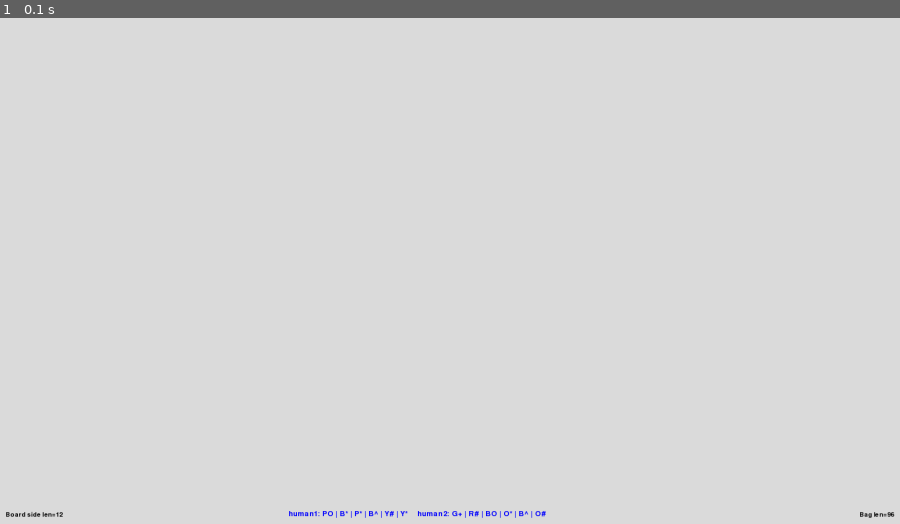
Above: before the commit, frame 1.
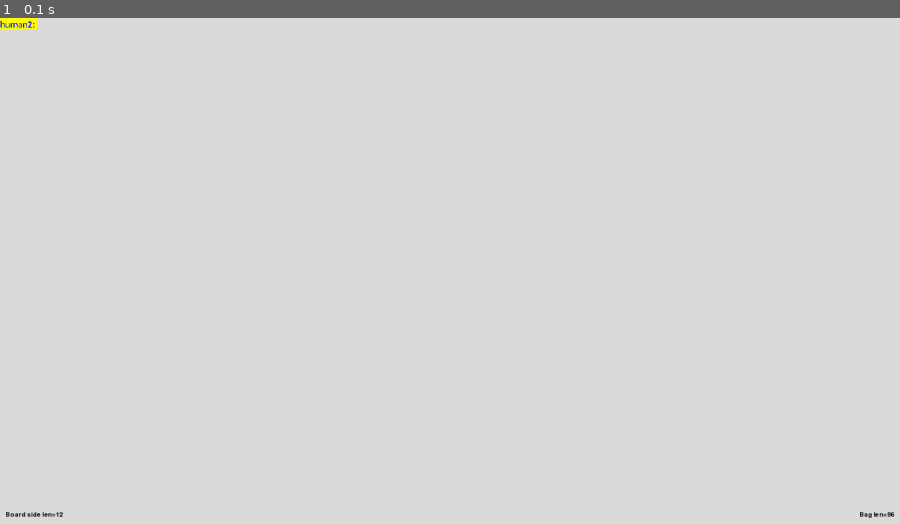
Above: after the commit, the same moment.

Repository: klmcwhirter/qwirkle
Game: pygame game, started from src/qwirkle/gui/__main__.py
Same seed, same stepped clock (60 frames per second), same inputs: the game is played once before the commit and once after it.
Inputs:
- Up to frame 1 (0.1 s): no input

The runs differ from the first frame. In frame 1, 0.3% of the frame differs, in the area x 0-61%, y 0-99%.

Commit message:
Add more tests; work on hand rendering

Diff:
--- a/pyproject.toml
+++ b/pyproject.toml
@@ -69,7 +69,7 @@
 [tool.mypy]
 mypy_path = "src/ tests/"
 check_untyped_defs = true
-disallow_any_generics = false # until union types are supported
+disallow_any_generics = false # until Generics union types are supported
 ignore_missing_imports = true
 no_implicit_optional = true
 show_error_codes = true
--- a/src/qwirkle/config.py
+++ b/src/qwirkle/config.py
@@ -39,9 +39,12 @@
     'hand': {
         'tiles': 6,
 
-        'font-size': 20,
+        'font': 'opensans',
+        'font-size': 16,
         'font-color': 'blue',
-        'padx': 20,
+        'active-color': 'yellow',
+        'active-width': 5,
+        'padx': 10,
         'pady': 10,
     },
     'screen': {
@@ -50,13 +53,13 @@
         'bg-color': 'gainsboro',
     },
     'tile': {
-        'border-color': 'gray',
-        'border-thickness': 3,
-
+        'font': 'opensans',
         'font-size': 16,
-        'font-color': 'gray',
-        'padx': 10,
-        'pady': 10,
+        'font-color': 'blue',
+        'active-color': 'yellow',
+        'active-width': 5,
+        'padx': 2,
+        'pady': 0,
     },
     'title': 'Qwirkle for Two',
 }
--- a/src/qwirkle/gui/game_adapter.py
+++ b/src/qwirkle/gui/game_adapter.py
@@ -47,15 +47,16 @@
         self.board_adapter.draw(screen=self.screen)
         self.draw_hands(screen=self.screen)
 
-    def draw_hands(self, screen: pg.Surface, **_kwargs) -> None:
-        for hand in self.game.hands:
-            self.hand_adapter.draw(screen=screen, hand=hand)
+    def draw_hands(self, /, screen: pg.Surface, **_kwargs) -> None:
+        for player in self.game.players:
+            self.hand_adapter.draw(screen=screen, player=player)
 
     def reset(self) -> None:
         self.game.reset()
         self.bag_adapter = pygame_ce_bag_adapter(self.game.bag)
         self.board_adapter = pygame_ce_board_adapter(self.game.board)
         self.hand_adapter = pygame_ce_hand_adapter(**self.config)
+        logging.debug(pformat(self.config, sort_dicts=False))
 
     def run(self) -> None:
         try:
@@ -77,15 +78,12 @@
                         self.game.exit_game()
                         running = False
 
-                    if False:
-                        ...
-
+                    if running:
                         # pos = None
 
-                        # if event.type == pg.MOUSEBUTTONUP:
-                        #     pos = self._board.mouse_to_pos(event.pos)
-                        # elif event.type == pg.KEYDOWN and event.key in range(pg.K_0, pg.K_9 + 1):
-                        #     pos = event.key - pg.K_0
+                        if event.type == pg.MOUSEBUTTONUP:
+                            # pos = event.pos
+                            self.game.current_player_index = 1 - self.game.current_player_index
 
                     else:  # have winner
                         if event.type == pg.KEYDOWN and event.key == pg.K_SPACE:
--- a/src/qwirkle/gui/hand_adapter.py
+++ b/src/qwirkle/gui/hand_adapter.py
@@ -1,10 +1,14 @@
 """Display Adapter for the Hand concept for pygame-ce"""
 
 
+import logging
+
 import pygame as pg
 
+from qwirkle.gui.tile_adapter import pygame_ce_tile_adapter
 from qwirkle.logic.component_display_adapter import ComponentDisplayAdapter
 from qwirkle.logic.hand import Hand
+from qwirkle.logic.player import Player
 
 
 class HandDisplayAdapter:
@@ -12,8 +16,14 @@
         self.config = kwargs
 
         hand_config = self.config['hand']
-        self.font = pg.font.Font(None, hand_config['font-size'])
+        self.font = pg.font.SysFont(
+            name=hand_config['font'],
+            size=hand_config['font-size'],
+            bold=False
+        )
         self.font_color = hand_config['font-color']
+        self.active_color = hand_config['active-color']
+        self.active_width = hand_config['active-width']
 
         self.padx = hand_config['padx']
         self.pady = hand_config['pady']
@@ -21,15 +31,46 @@
         self.screen_width = self.config['screen']['width']
         self.screen_height = self.config['screen']['height']
 
+        self.tile_adapter = pygame_ce_tile_adapter(**kwargs)
+
     def draw(self, /, **kwargs) -> None:
-        hand: Hand = kwargs['hand']
         screen: pg.Surface = kwargs['screen']
-        surf = self.font.render(str(hand), True, self.font_color)
-        rect = surf.get_rect()
+        player: Player = kwargs['player']
+        hand: Hand | None = player.hand
 
-        x_offset = self.padx - (rect.width * hand.player.number)
-        rect.bottomleft = ((self.screen_width // 3) - x_offset, self.screen_height - self.pady)
-        screen.blit(surf, rect)
+        if hand is not None:
+            bg_color = self.active_color if player.active else None
+            surf = self.font.render(text=f'{player.name}: ', antialias=False, color=self.font_color, bgcolor=bg_color)
+
+            est_tile_width = 44
+            x_offset = (est_tile_width + self.active_width * 2) * hand.num_tiles * player.number
+            x = (self.screen_width // 3) + x_offset + (self.padx * player.number * 2)
+
+            y = self.screen_height - est_tile_width - self.pady
+
+            for tile in hand:
+                logging.debug(f'hand - {player.name=} {x=}, {y=}')
+                rect = self.tile_adapter.draw(
+                    screen=surf, player=player, tile=tile,
+                    x=x,
+                    y=y)
+                x = x + rect.width
+
+            surf_rect = surf.get_rect()
+
+            if player.active:
+                # draw a wider border
+                surf_rect.width += (self.active_width * 2)
+                surf_rect.height += (self.active_width * 2)
+                surf_rect.topleft = (x - self.active_width, y - self.active_width)
+
+                pg.draw.rect(surface=surf, color=self.active_color, rect=surf_rect, width=self.active_width)
+
+                # # reset for next tile
+                # rect.topleft = (x, y)
+            surf_rect = surf.get_rect()
+
+            screen.blit(surf, surf_rect)
 
 
 def pygame_ce_hand_adapter(**kwargs) -> ComponentDisplayAdapter:
--- a/src/qwirkle/gui/tile_adapter.py
+++ b/src/qwirkle/gui/tile_adapter.py
@@ -1,9 +1,12 @@
 """Display Adapter for the Tile concept for pygame-ce"""
 
+
+import logging
 
 import pygame as pg
 
 from qwirkle.logic.component_display_adapter import ComponentDisplayAdapter
+from qwirkle.logic.player import Player
 from qwirkle.logic.tile import Tile
 
 
@@ -12,8 +15,14 @@
         self.config = kwargs
 
         tile_config = self.config['tile']
-        self.font = pg.font.Font(None, tile_config['font-size'])
+        self.font = pg.font.SysFont(
+            name=tile_config['font'],
+            size=tile_config['font-size'],
+            bold=False
+        )
         self.font_color = tile_config['font-color']
+        self.active_color = tile_config['active-color']
+        self.active_width = tile_config['active-width']
 
         self.padx = tile_config['padx']
         self.pady = tile_config['pady']
@@ -21,14 +30,25 @@
         self.screen_width = self.config['screen']['width']
         self.screen_height = self.config['screen']['height']
 
-    def draw(self, /, **kwargs) -> None:
+    def draw(self, /, **kwargs) -> pg.Rect:
         tile: Tile = kwargs['tile']
         screen: pg.Surface = kwargs['screen']
-        surf = self.font.render(f'Tile({tile})', True, self.font_color)
+        player: Player = kwargs['player']
+        x: int = kwargs['x']
+        y: int = kwargs['y']
+
+        bg_color = self.active_color if player.active else None
+        surf = self.font.render(text=str(tile), antialias=False, color=self.font_color, bgcolor=bg_color)
         rect = surf.get_rect()
 
-        rect.bottomleft = (self.screen_width // 2, self.screen_height - self.pady)
+        x += self.padx
+        y += self.pady
+        rect.topleft = (x, y)
+        logging.debug(f'tile after setting {rect.topleft=}, {rect.bottomleft}, {x=}, {y=}')
+
         screen.blit(surf, rect)
+
+        return rect
 
 
 def pygame_ce_tile_adapter(**kwargs) -> ComponentDisplayAdapter:
--- a/src/qwirkle/logic/game.py
+++ b/src/qwirkle/logic/game.py
@@ -22,64 +22,102 @@
     def __init__(self, **kwargs) -> None:
         self.config = kwargs  # also used in adapter
 
+        self._current_player_index: int = 0
+        self._players: list[Player] = []
+        self._timestamp: str = datetime.now().strftime('%Y-%m-%d-%H-%M-%S')
+
         self.players = self.config['game']['players']
 
-        self.timestamp = datetime.now().strftime('%Y-%m-%d-%H-%M-%S')
-
         self.game_log = GameLog(**self.config)
-
-        self.current_player: Player = self.players[0]
+        self.log_path = self.config['log']['path']
 
         self.bag: Bag
         self.board: Board
-        self.hands: list[Hand]
 
         self.reset(False)
 
-    def log_event(self, event: GameEvent) -> None:
+    @property
+    def current_player(self) -> Player:
+        return self.players[self.current_player_index]
+
+    @current_player.setter
+    def current_player(self, player: Player) -> None:
+        index = self.players.index(player)
+        self.current_player_index = index
+
+    @property
+    def current_player_index(self) -> int:
+        return self._current_player_index
+
+    @current_player_index.setter
+    def current_player_index(self, index: int) -> None:
+        _: Player = self.players[index]  # Allow IndexError
+        self.current_player.active = False
+
+        self._current_player_index = index
+        self.current_player.active = True
+
+    @property
+    def players(self) -> list[Player]:
+        return self._players.copy()
+
+    @players.setter
+    def players(self, players: list[Player]) -> None:
+        if players is not None and len(players) > 1:
+            self._players = players
+            # TODO self.reset(log=False or log=True) here?
+        else:
+            raise ValueError('players must be a list of players with a length at least 2')
+
+    def exchange_tiles(self, tiles: list[Tile]) -> HandExchange:
+        hand = self.current_player.hand
+        if hand is not None:
+            exchange = hand.exchange_tiles(tiles)
+
+            event = GameEvent(GameEventName.EXCHG, self.current_player, asdict(exchange))
+            self.game_log.post_event(event)
+
+            return exchange
+
+        raise ValueError('no current hand')
+
+    def exchange_tiles_by_index(self, tile_indices: list[int]) -> HandExchange:
+        '''helper override for UI'''
+        hand = self.current_player.hand
+        if hand is not None:
+            tiles = [hand[ti] for ti in tile_indices]
+            exchange = self.exchange_tiles(tiles)
+            return exchange
+
+        raise ValueError('no current hand')
+
+    def place_tiles(self, tiles: list[Tile], x: int, y: int, dir: Direction) -> BoardPlacement:
+        placement = self.board.place_tiles(self.current_player, tiles, x, y, dir)
+
+        event = GameEvent(GameEventName.PLACE, self.current_player, asdict(placement))
         self.game_log.post_event(event)
-
-    def exchange_tiles(self, player: Player, tiles: list[Tile]) -> HandExchange:
-        hand = self.hands[player.number]
-        exchange = hand.exchange_tiles(tiles)
-
-        event = GameEvent(GameEventName.EXCHG, player, asdict(exchange))
-        self.log_event(event)
-
-        return exchange
-
-    def exchange_tiles_by_index(self, player_index: int, tile_indexes: list[int]) -> HandExchange:
-        '''helper override for UI'''
-        tiles = [self.hands[player_index][ti] for ti in tile_indexes]
-        exchange = self.exchange_tiles(self.players[player_index], tiles)
-        return exchange
-
-    def place_tiles(self, player: Player, tiles: list[Tile], x: int, y: int, dir: Direction) -> BoardPlacement:
-        placement = self.board.place_tiles(player, tiles, x, y, dir)
-
-        event = GameEvent(GameEventName.PLACE, player, asdict(placement))
-        self.log_event(event)
 
         return placement
 
-    def exit_game(self, log: bool = True) -> None:
-        if log:
-            event = GameEvent(GameEventName.EXITG, self.current_player, {})
-            self.log_event(event)
+    def exit_game(self) -> None:
+        event = GameEvent(GameEventName.EXITG, self.current_player, {})
+        self.game_log.post_event(event)
 
-            file_path = log_file_path_provider(self.config['log']['path'], self.timestamp)
-            self.game_log.export_log(file_path)
+        file_path = log_file_path_provider(self.log_path, self._timestamp)
+        self.game_log.export_log(file_path)
 
     def reset(self, log: bool = True) -> None:
         if log:
             event = GameEvent(GameEventName.RESET, self.current_player, {})
-            self.log_event(event)
+            self.game_log.post_event(event)
 
-            file_path = log_file_path_provider(self.config['log']['path'], self.timestamp)
+            file_path = log_file_path_provider(self.log_path, self._timestamp)
             self.game_log.export_log(file_path)
 
-        self.current_player = self.players[0]
+        self.current_player_index = 0
 
         self.bag = Bag(shuffle=True, **self.config)
         self.board = Board(**self.config)
-        self.hands = [Hand(game_bag=self.bag, player=player, **self.config) for player in self.players]
+
+        for player in self.players:
+            player.hand = Hand(game_bag=self.bag, player_name=player.name, **self.config)
--- a/src/qwirkle/logic/hand.py
+++ b/src/qwirkle/logic/hand.py
@@ -4,39 +4,46 @@
 from dataclasses import dataclass
 
 from qwirkle.logic.bag import Bag
-from qwirkle.logic.player import Player
 from qwirkle.logic.tile import Tile
 
 
 @dataclass
 class HandExchange:
-    player: Player
+    player_name: str
     old_tiles: list[Tile]
     new_tiles: list[Tile]
 
 
+def tile_list2str(tiles: list[Tile]) -> str:
+    return ' | '.join([str(tile) for tile in tiles])
+
+
+@dataclass
 class Hand(list[Tile]):
-    def __init__(self, game_bag: Bag, player: Player = Player('', 99), **kwargs) -> None:
+    def __init__(self, game_bag: Bag, player_name: str = '', **kwargs) -> None:
         super().__init__()
 
         self.config = kwargs  # also used in adapter
         self.num_tiles = kwargs['hand']['tiles']
 
-        self.player = player
+        self.player_name = player_name
 
         self.bag = game_bag
 
         self.reset()
 
+    def __repr__(self) -> str:
+        return f'Hand(player_name={self.player_name}, tiles={tile_list2str(self)}'
+
     def __str__(self) -> str:
-        return f'{self.player.name}: {' | '.join([str(tile) for tile in self])}'
+        return f'{self.player_name}: {tile_list2str(self)}'
 
     def exchange_tiles(self, old_tiles: list[Tile]) -> HandExchange:
         new_tiles: list[Tile] = [self.bag.pop() for _ in old_tiles]
         self.bag.extend(old_tiles)
         self.extend(new_tiles)
 
-        exchange = HandExchange(player=self.player, old_tiles=old_tiles, new_tiles=new_tiles)
+        exchange = HandExchange(player_name=self.player_name, old_tiles=old_tiles, new_tiles=new_tiles)
         return exchange
 
     def reset(self) -> None:
--- a/src/qwirkle/logic/player.py
+++ b/src/qwirkle/logic/player.py
@@ -1,9 +1,17 @@
 """A Qwirkle game player"""
 
-from dataclasses import dataclass
+from dataclasses import dataclass, field
+
+from qwirkle.logic.hand import Hand
 
 
 @dataclass
 class Player:
     name: str
     number: int
+    hand: Hand | None = field(default=None, init=False, compare=False)
+    active: bool = field(default=False, init=False, compare=False)
+
+    def __str__(self) -> str:
+        hand_str = f'{self.hand!r}' if self.hand is not None else 'None'
+        return f'Player(name={self.name}, number={self.number}, active={self.active}, hand={hand_str})'
--- a/tests/logic/test_game.py
+++ b/tests/logic/test_game.py
@@ -2,10 +2,13 @@
 
 
 from dataclasses import asdict
+
+import pytest
 
 from qwirkle.logic import Direction
 from qwirkle.logic.game import Game
 from qwirkle.logic.game_log import GameEventName
+from qwirkle.logic.player import Player
 
 
 def test_game_can_construct(app_config) -> None:
@@ -16,6 +19,13 @@
 
 def test_game_has_needed_properties(app_config) -> None:
     game = Game(**app_config)
+
+    assert 0 == game._current_player_index
+    assert 0 == game.current_player_index
+
+    assert game._players is not None
+    assert 2 == len(game._players)
+    assert 2 == len(game.players)
 
     assert game.game_log is not None
 
@@ -25,18 +35,109 @@
     assert game.board is not None
     assert len(game.board) > 0
 
-    assert game.hands is not None
-    assert len(game.hands) > 0
+
+def test_game_current_player_getter(app_config) -> None:
+    game = Game(**app_config)
+
+    player: Player = game.current_player
+
+    assert game._players[0] == player
+
+
+def test_game_current_player_setter(app_config) -> None:
+    game = Game(**app_config)
+    player: Player = game._players[1]
+
+    game.current_player = player
+
+    assert 1 == game._current_player_index
+
+
+def test_game_current_player_setter_raises_when_invalid(app_config) -> None:
+    game = Game(**app_config)
+    player: Player = Player('bogus', 3)
+
+    with pytest.raises(ValueError):
+        game.current_player = player
+
+
+def test_game_current_player_index_getter(app_config) -> None:
+    game = Game(**app_config)
+
+    player_index: int = game.current_player_index
+
+    assert 0 == player_index
+
+
+def test_game_current_player_index_setter(app_config) -> None:
+    game = Game(**app_config)
+    player_index: int = 1
+
+    game.current_player_index = player_index
+
+    assert 1 == game._current_player_index
+
+
+def test_game_current_player_index_setter_raises_when_invalid(app_config) -> None:
+    game = Game(**app_config)
+    player_index: int = 3
+
+    with pytest.raises(IndexError):
+        game.current_player_index = player_index
+
+
+def test_game_players_getter(app_config) -> None:
+    game = Game(**app_config)
+
+    players: list[Player] = game.players
+
+    # game.players returns a copy
+    assert game._players is not players
+    assert game._players == players
+
+    # But copies are different
+    assert players is not game.players
+
+
+def test_game_players_setter(app_config) -> None:
+    game = Game(**app_config)
+    players: list[Player] = [Player('player1', 10), Player('player2', 11)]
+
+    game.players = players
+
+    assert game._players is not None
+
+    assert 10 == game._players[0].number
+    assert 11 == game._players[1].number
+
+
+@pytest.mark.parametrize(
+    'players',
+    [
+        ([]),
+        (None),
+        ([Player('player1', 1)])
+    ]
+)
+def test_game_players_setter_raises_when_invalid(app_config, players: list[Player]) -> None:
+    game = Game(**app_config)
+
+    with pytest.raises(ValueError):
+        game.players = players
 
 
 def test_game_exchange_tiles_logs_event(app_config) -> None:
     game = Game(**app_config)
 
+    current_player = game.current_player
+
+    if current_player.hand is None:
+        pytest.fail('current_player mujst have a hand')
+
     exchange = game.exchange_tiles(
-        player=game.current_player,
         tiles=[
-            game.hands[game.current_player.number][0],
-            game.hands[game.current_player.number][3],
+            current_player.hand[0],
+            current_player.hand[3],
         ],
     )
 
@@ -54,10 +155,7 @@
 def test_game_exchange_tiles_by_index_logs_event(app_config) -> None:
     game = Game(**app_config)
 
-    exchange = game.exchange_tiles_by_index(
-        player_index=game.current_player.number,
-        tile_indexes=[0, 3]
-    )
+    exchange = game.exchange_tiles_by_index(tile_indices=[0, 3])
 
     entries = [e for e in game.game_log.entries()]
 
@@ -74,7 +172,6 @@
     game = Game(**app_config)
 
     placement = game.place_tiles(
-        player=game.current_player,
         tiles=[],
         x=0, y=0,
         dir=Direction.NORTH
@@ -109,13 +206,11 @@
     # save references
     bag = game.bag
     board = game.board
-    hands = game.hands
 
     game.reset()
 
     assert bag is not game.bag
     assert board is not game.board
-    assert hands is not game.hands
 
 
 def test_game_reset_logs_event(app_config, fake_game_log) -> None:
--- a/tests/logic/test_player.py
+++ b/tests/logic/test_player.py
@@ -2,6 +2,8 @@
 
 import pytest
 
+from qwirkle.logic.bag import Bag
+from qwirkle.logic.hand import Hand
 from qwirkle.logic.player import Player
 
 
@@ -24,3 +26,23 @@
     player = Player(name, number)
 
     assert number == player.number
+
+
+def test_player_str_has_hand_none() -> None:
+    player = Player('joe', 42)
+
+    player_str = player.__str__()
+
+    assert 'hand=None' in player_str
+
+
+def test_player_str_has_hand_codes(app_config) -> None:
+    bag = Bag(shuffle=False, **app_config)
+    player = Player('joe', 42)
+    hand = Hand(game_bag=bag, player_name=player.name, **app_config)
+    player.hand = hand
+
+    player_str = player.__str__()
+    assert 'tiles=P+ | P+' in player_str
+
+    # print(player_str)
Not shown, changed: README.md
